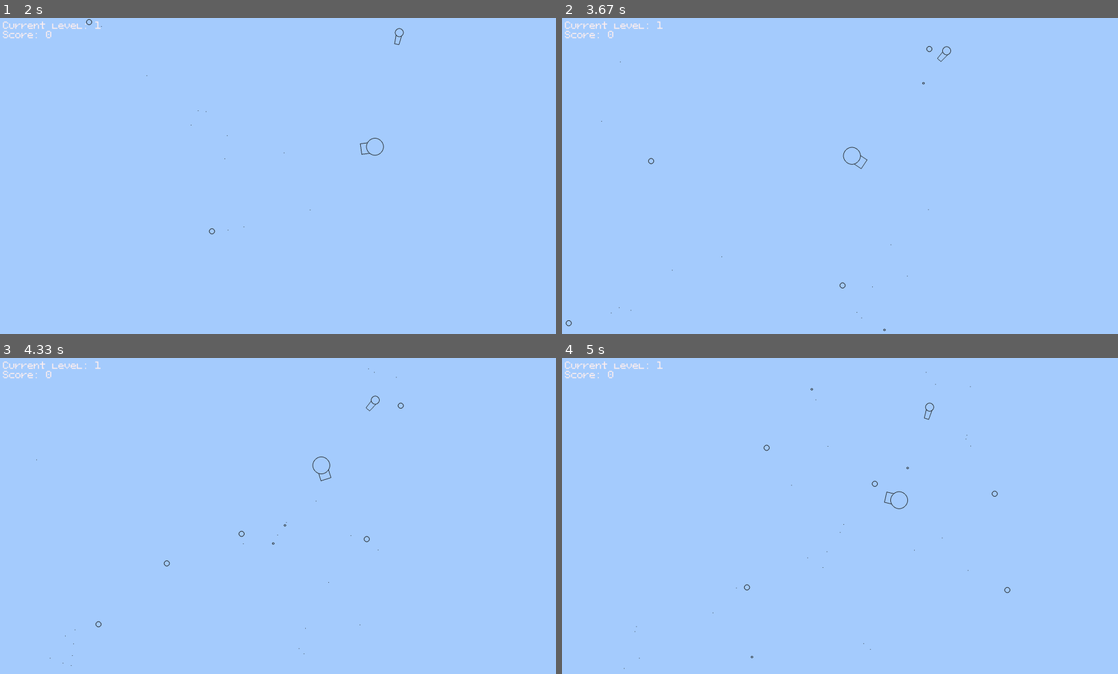
Above: before the commit, frames 1-4 (two rows, left to right).
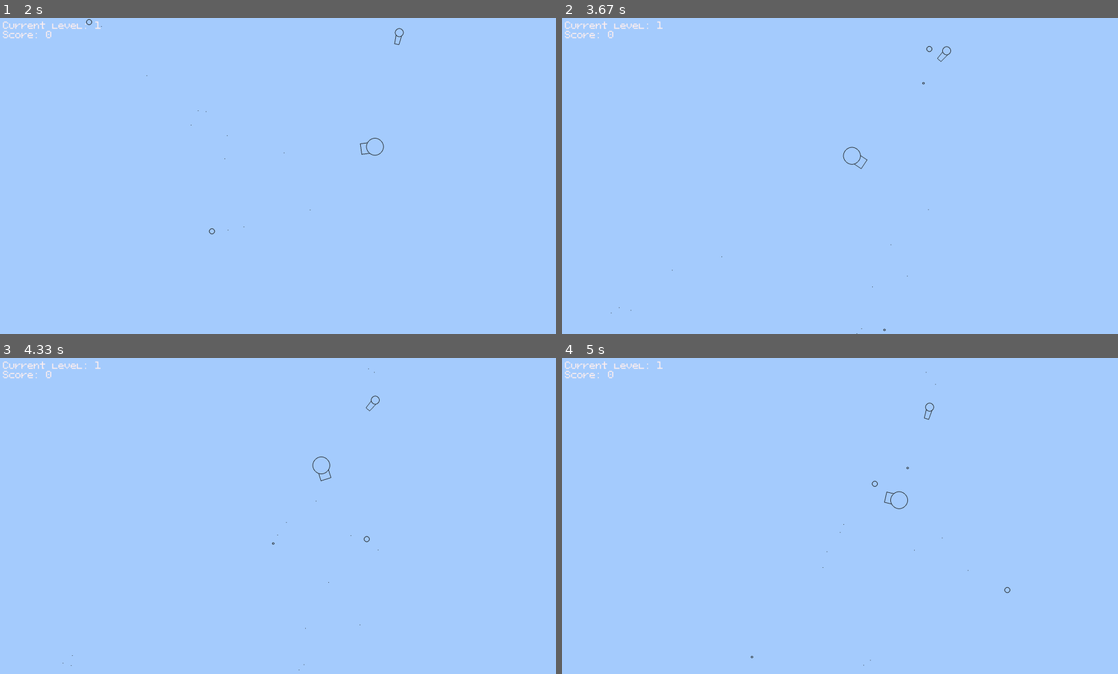
Above: after the commit, the same moments.

Repository: a96lex/pygame-tank-game
Game: pygame game, started from main.py
Same seed, same stepped clock (60 frames per second), same inputs: the game is played once before the commit and once after it.
Inputs (mouse positions are in pixels of both pictures, inside the frame that each line leads up to):
- Up to frame 1 (2 s): click "Current level: 1" at 0.4 s; hold Right 0.67-1.13 s; move the mouse to (461, 166) at 0.7 s; tap Space at 0.73, 1.03, 1.23, 1.57, 1.87 s; hold Up 1.17-1.47 s; move the mouse to (283, 198) at 1.2 s; hold Right 1.5-1.97 s; move the mouse to (144, 179) at 1.53 s
- Up to frame 2 (3.67 s): hold Left 2-2.53 s; move the mouse to (901, 245) at 2.03 s; tap Space at 2.07, 2.37, 2.63, 2.97, 3.4 s; hold Down 2.57-2.87 s; move the mouse to (667, 251) at 2.6 s; hold Left 2.9-3.3 s; move the mouse to (923, 65) at 2.93 s; hold Up from 3.33 s (still down); move the mouse to (1051, 286) at 3.37 s
- Up to frame 3 (4.33 s): release Up at 3.7 s; hold Right from 3.73 s (still down); move the mouse to (344, 544) at 3.77 s; tap Space at 3.8, 4.1 s
- Up to frame 4 (5 s): release Right at 4.37 s; hold Down 4.4-4.77 s; move the mouse to (856, 408) at 4.43 s; tap Space at 4.47, 4.87 s; hold Left from 4.8 s (still down); move the mouse to (712, 452) at 4.83 s

Frame 1 is identical in both runs. In frame 2, less than 0.1% of the frame differs, in the area x 0-54%, y 13-100%; in frame 3, less than 0.1%, in the area x 6-73%, y 5-99%; in frame 4, less than 0.1%.

Commit message:
changedefault settings

Diff:
--- a/main.py
+++ b/main.py
@@ -22,8 +22,8 @@
 
 
 class GameConfig:
-    friendly_fire = True
-    bouncy_bullets = True
+    friendly_fire = False
+    bouncy_bullets = False
 
 
 REST_BETWEEN_LEVELS = 50
